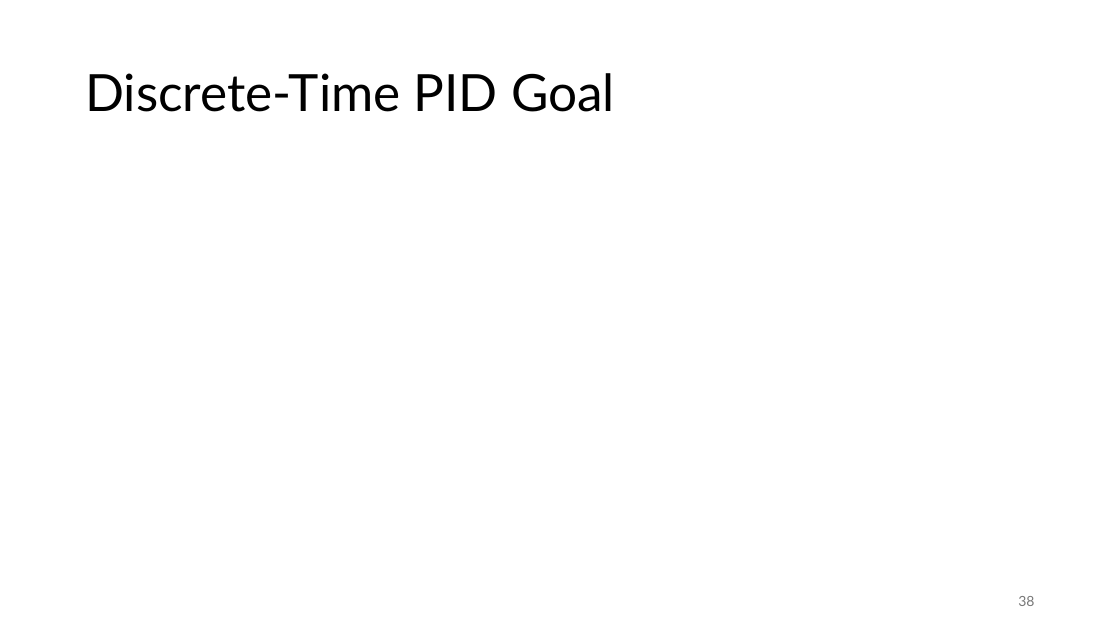
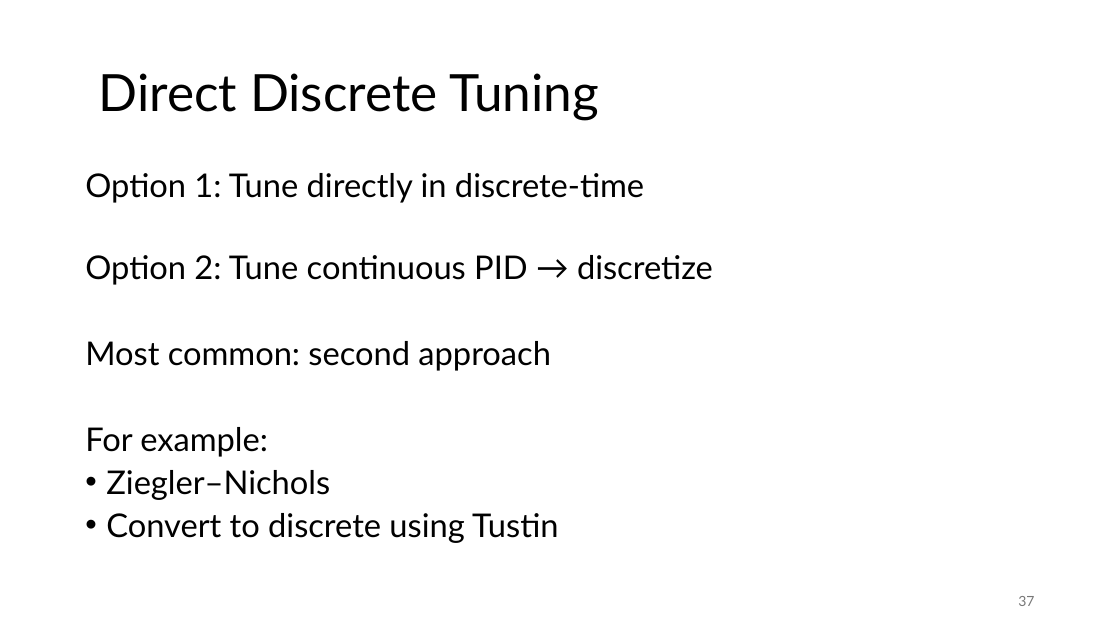
Before and after one commit to FelixWick/control_engineering, a slide deck: slide 37 of slides/6_discrete_controllers.pptx (slide 38 before the commit). Drawn at 1120x630 pixels with LibreOffice and Linux fonts; fonts in the diff are those of the drawing; grey boxes stand for pictures. Boxes give left, top, right and bottom in pixels: in the first picture for what was removed or moved away, otherwise in the second. Text is boxed around its words. In the diff, an @@ line names an element or a change of style, - is before the commit and + after.

Commit message:
discrete-time continued

```diff
--- a/slides/6_discrete_controllers.pptx
+++ b/slides/6_discrete_controllers.pptx
@@ title at (99,73,599,120): text changed @@
-Discrete-Time PID Goal
+Direct Discrete Tuning
@@ text added at (85,173,713,543), 28 pt, text #000000 @@
+Option 1: Tune directly in discrete-time
+Option 2: Tune continuous PID → discretize
+Most common: second approach
+For example:
+• Ziegler–Nichols
+• Convert to discrete using Tustin
@@ page number at (1018,596,1034,606): text changed @@
-38
+37
```
Also in this commit, not shown: 8 other slides changed, 3 slides added, 3 slides removed, 2 other files.
